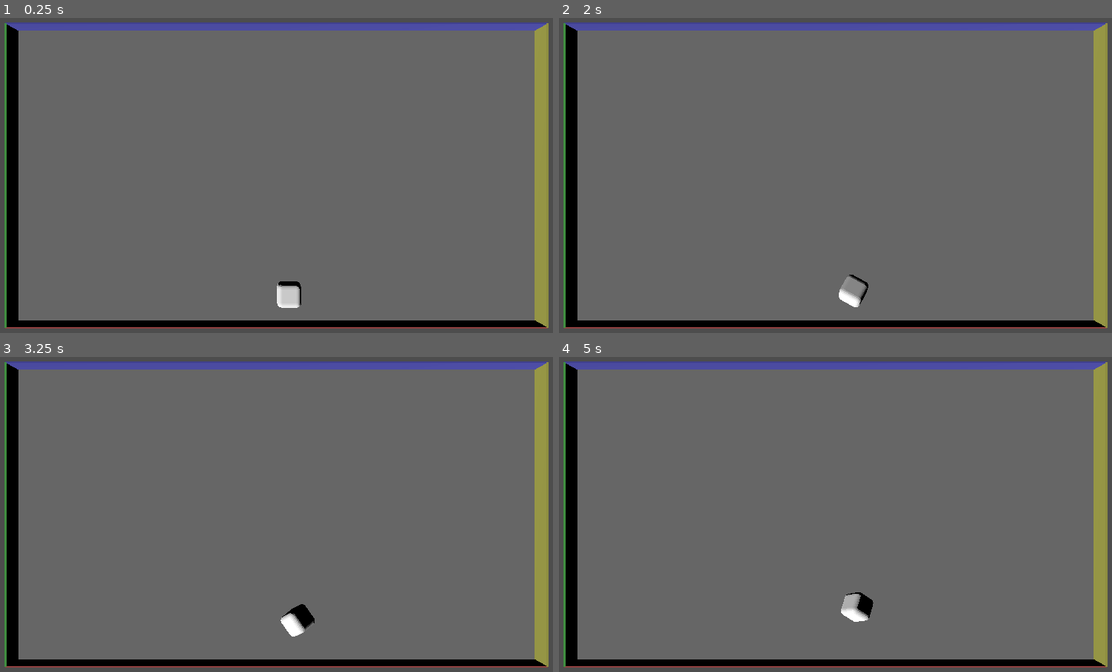
Above: before the commit, frames 1-4 (two rows, left to right).
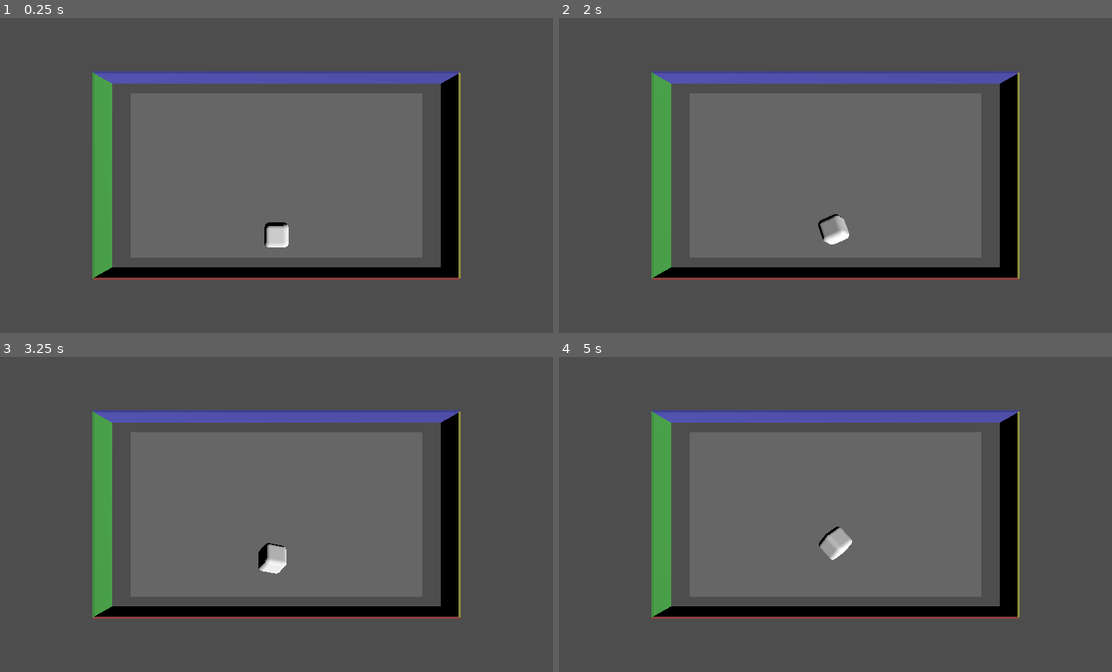
Above: after the commit, the same moments.

Repository: Beezui/trae_godot_dice
Game: Godot game, scene res://scenes/dice_demo_simple_final.tscn
Same seed, same stepped clock (60 frames per second), same inputs: the game is played once before the commit and once after it.
Inputs:
- Up to frame 1 (0.25 s): no input
- Up to frame 2 (2 s): tap Enter (ui_accept) at 0.5, 1.35, 1.52, 1.82 s; hold Enter (ui_accept) 0.53-1.28 s; tap R at 0.6, 1.55 s
- Up to frame 3 (3.25 s): hold Enter (ui_accept) 2.03-2.78 s; tap R at 2.1, 3.05 s; tap Space at 2.85 s; tap Enter (ui_accept) at 3.02 s
- Up to frame 4 (5 s): tap Enter (ui_accept) at 3.32, 4.35, 4.52, 4.82 s; hold Enter (ui_accept) 3.53-4.28 s; tap R at 3.6, 4.55 s

The runs differ from the first frame. In frame 1, 68% of the frame differs, in the area x 0-100%, y 1-99%; in frame 2, 68%; in frame 3, 68%; in frame 4, 68%.

Commit message:
更新骰子系统相关文件：规则文档、模板配置、骰子脚本和演示场景

Diff:
--- a/scenes/dice_demo_script.gd
+++ b/scenes/dice_demo_script.gd
@@ -12,8 +12,8 @@
 var max_force = 20.0  # 最大投掷力度增加到20
 var original_position = Vector3()  # 骰子原始位置
 var global_time = 0.0  # 全局时间，用于持续震动
-var base_width = 16.0  # 基础宽度（屏幕上方墙体长度）
-var base_height = 9.0   # 基础高度（屏幕左侧墙体长度）
+var base_width = 16.0  # 基础宽度（屏幕水平方向）
+var base_height = 9.0   # 基础高度（屏幕竖直方向）
 
 func _ready():
 	# 调整摄像机位置和FOV，使其拉远并更接近2D效果
@@ -22,8 +22,8 @@
 		camera.position = Vector3(0, 30, 0)  # 进一步拉远摄像机
 		# 保持当前FOV设置
 		camera.fov = 30.0  # 保持当前FOV值
-		# 确保相机正确指向原点
-		camera.look_at_from_position(camera.position, Vector3(0, 0, 0), Vector3(0, 1, 0))
+		# 直接设置相机旋转，避免look_at的共线问题
+		camera.rotation = Vector3(-PI/2, 0, 0)
 
 	# 确保光照正确指向原点
 	if light:
@@ -36,9 +36,9 @@
 
 	# 计算基础尺寸，保持16:9比例
 	var base_ratio = 16.0 / 9.0
-	var sandbox_width = base_width  # 对应绿色墙体长度（屏幕左侧）
-	var sandbox_height = sandbox_width * base_ratio  # 对应蓝色墙体长度（屏幕上方），保持16:9比例
-	print("调整后沙盘尺寸 - 宽度: %.2f, 高度: %.2f, 比例: %.2f" % [sandbox_width, sandbox_height, sandbox_height / sandbox_width])
+	var sandbox_width = base_width  # 屏幕水平方向（x轴）
+	var sandbox_height = sandbox_width / base_ratio  # 屏幕竖直方向（z轴），保持16:9比例
+	print("调整后沙盘尺寸 - 宽度: %.2f, 高度: %.2f, 比例: %.2f" % [sandbox_width, sandbox_height, sandbox_width / sandbox_height])
 
 	# 创建沙盘碰撞形状和网格
 	if sandbox:
@@ -61,81 +61,92 @@
 			ground_material.albedo_color = Color(0.5, 0.5, 0.5, 1)
 			ground_mesh.material_override = ground_material
 
-		# 创建北墙碰撞形状
+		# 创建北墙碰撞形状（屏幕上方，z轴负方向）
 		var wall_north = sandbox.get_node("WallNorth")
 		if wall_north:
 			var wall_north_shape = BoxShape3D.new()
 			wall_north_shape.size = Vector3(sandbox_width, 10, 0.1)
+			wall_north.position = Vector3(0, 0, -sandbox_height/2)
 			wall_north.shape = wall_north_shape
 
 		# 创建北墙网格
 		var wall_north_mesh = MeshInstance3D.new()
 		wall_north_mesh.name = "WallNorthMesh"
-		wall_north_mesh.position = Vector3(-sandbox_width/2, -3.95, 0)
+		wall_north_mesh.position = Vector3(0, 1.5, -sandbox_height/2)
 		var wall_north_mesh_resource = BoxMesh.new()
-		wall_north_mesh_resource.size = Vector3(0.1, 3, sandbox_height)
+		wall_north_mesh_resource.size = Vector3(sandbox_width, 3, 0.1)
 		wall_north_mesh.mesh = wall_north_mesh_resource
 		var north_wall_material = StandardMaterial3D.new()
 		north_wall_material.albedo_color = Color(0.3, 0.3, 0.7, 1)  # 北墙（屏幕上方）：蓝色
 		wall_north_mesh.material_override = north_wall_material
 		sandbox.add_child(wall_north_mesh)
 
-		# 创建南墙碰撞形状
+		# 创建南墙碰撞形状（屏幕下方，z轴正方向）
 		var wall_south = sandbox.get_node("WallSouth")
 		if wall_south:
 			var wall_south_shape = BoxShape3D.new()
 			wall_south_shape.size = Vector3(sandbox_width, 10, 0.1)
+			wall_south.position = Vector3(0, 0, sandbox_height/2)
 			wall_south.shape = wall_south_shape
 
 		# 创建南墙网格
 		var wall_south_mesh = MeshInstance3D.new()
 		wall_south_mesh.name = "WallSouthMesh"
-		wall_south_mesh.position = Vector3(sandbox_width/2, -3.95, 0)
+		wall_south_mesh.position = Vector3(0, 1.5, sandbox_height/2)
 		var wall_south_mesh_resource = BoxMesh.new()
-		wall_south_mesh_resource.size = Vector3(0.1, 3, sandbox_height)
+		wall_south_mesh_resource.size = Vector3(sandbox_width, 3, 0.1)
 		wall_south_mesh.mesh = wall_south_mesh_resource
 		var south_wall_material = StandardMaterial3D.new()
 		south_wall_material.albedo_color = Color(0.7, 0.3, 0.3, 1)  # 南墙（屏幕下方）：红色
 		wall_south_mesh.material_override = south_wall_material
 		sandbox.add_child(wall_south_mesh)
 
-		# 创建东墙碰撞形状
+		# 创建东墙碰撞形状（屏幕右侧，x轴正方向）
 		var wall_east = sandbox.get_node("WallEast")
 		if wall_east:
 			var wall_east_shape = BoxShape3D.new()
 			wall_east_shape.size = Vector3(0.1, 10, sandbox_height)
+			wall_east.position = Vector3(sandbox_width/2, 0, 0)
 			wall_east.shape = wall_east_shape
 
 		# 创建东墙网格
 		var wall_east_mesh = MeshInstance3D.new()
 		wall_east_mesh.name = "WallEastMesh"
-		wall_east_mesh.position = Vector3(0, -3.95, -sandbox_height/2)
+		wall_east_mesh.position = Vector3(sandbox_width/2, 1.5, 0)
 		var wall_east_mesh_resource = BoxMesh.new()
-		wall_east_mesh_resource.size = Vector3(sandbox_width, 3, 0.1)
+		wall_east_mesh_resource.size = Vector3(0.1, 3, sandbox_height)
 		wall_east_mesh.mesh = wall_east_mesh_resource
 		var east_wall_material = StandardMaterial3D.new()
 		east_wall_material.albedo_color = Color(0.7, 0.7, 0.3, 1)  # 东墙（屏幕右侧）：黄色
 		wall_east_mesh.material_override = east_wall_material
 		sandbox.add_child(wall_east_mesh)
 
-		# 创建西墙碰撞形状
+		# 创建西墙碰撞形状（屏幕左侧，x轴负方向）
 		var wall_west = sandbox.get_node("WallWest")
 		if wall_west:
 			var wall_west_shape = BoxShape3D.new()
 			wall_west_shape.size = Vector3(0.1, 10, sandbox_height)
+			wall_west.position = Vector3(-sandbox_width/2, 0, 0)
 			wall_west.shape = wall_west_shape
 
 		# 创建西墙网格
 		var wall_west_mesh = MeshInstance3D.new()
 		wall_west_mesh.name = "WallWestMesh"
-		wall_west_mesh.position = Vector3(0, -3.95, sandbox_height/2)
+		wall_west_mesh.position = Vector3(-sandbox_width/2, 1.5, 0)
 		var wall_west_mesh_resource = BoxMesh.new()
-		wall_west_mesh_resource.size = Vector3(sandbox_width, 3, 0.1)
+		wall_west_mesh_resource.size = Vector3(0.1, 3, sandbox_height)
 		wall_west_mesh.mesh = wall_west_mesh_resource
 		var west_wall_material = StandardMaterial3D.new()
 		west_wall_material.albedo_color = Color(0.3, 0.7, 0.3, 1)  # 西墙（屏幕左侧）：绿色
 		wall_west_mesh.material_override = west_wall_material
 		sandbox.add_child(wall_west_mesh)
+
+		# 打印墙体信息
+		print("墙体信息:")
+		print("北墙 - 名称: WallNorthMesh, 颜色: 蓝色, 位置: ", wall_north_mesh.position)
+		print("南墙 - 名称: WallSouthMesh, 颜色: 红色, 位置: ", wall_south_mesh.position)
+		print("东墙 - 名称: WallEastMesh, 颜色: 黄色, 位置: ", wall_east_mesh.position)
+		print("西墙 - 名称: WallWestMesh, 颜色: 绿色, 位置: ", wall_west_mesh.position)
 
 		# 创建顶部碰撞形状（防止骰子跳出摄像机视野）
 		var wall_top = CollisionShape3D.new()
@@ -149,7 +160,7 @@
 		# 调整骰子初始位置（保持在沙盒内）
 		if dice:
 			# 设置初始位置（屏幕水平方向中心，靠近屏幕下方南墙）
-			dice.position = Vector3(base_width/2 - 3, 4, 0)  # 靠近屏幕下方南墙，屏幕水平方向中心，向上提高2单位
+			dice.position = Vector3(0, 4, sandbox_height/2 - 2)  # 靠近屏幕下方南墙，屏幕水平方向中心，向上提高2单位
 
 	# 设置物理世界
 	# 暂时注释掉，使用默认重力
@@ -173,10 +184,10 @@
 	if dice:
 		# 计算16:9比例的沙盘高度
 		var base_ratio = 16.0 / 9.0
-		var sandbox_width = base_width  # 对应绿色墙体长度（屏幕左侧）
-		var sandbox_height = base_width * base_ratio  # 对应蓝色墙体长度，保持16:9比例
+		var sandbox_width = base_width  # 屏幕水平方向（x轴）
+		var sandbox_height = sandbox_width / base_ratio  # 屏幕竖直方向（z轴），保持16:9比例
 		# 设置初始位置（屏幕水平方向中心，靠近屏幕下方南墙）
-		dice.position = Vector3(base_width/2 - 3, 4, 0)  # 靠近屏幕下方南墙，屏幕水平方向中心，向上提高2单位
+		dice.position = Vector3(0, 4, sandbox_height/2 - 2)  # 靠近屏幕下方南墙，屏幕水平方向中心，向上提高2单位
 		dice.rotation = Vector3()
 
 	# 取消自动投掷计时器
@@ -200,18 +211,18 @@
 
 	# 计算16:9比例的沙盘高度
 	var base_ratio = 16.0 / 9.0
-	var sandbox_width = base_width  # 对应绿色墙体长度（屏幕左侧）
-	var sandbox_height = base_width * base_ratio  # 对应蓝色墙体长度，保持16:9比例
+	var sandbox_width = base_width  # 屏幕水平方向（x轴）
+	var sandbox_height = sandbox_width / base_ratio  # 屏幕竖直方向（z轴），保持16:9比例
 
 	# 重置骰子位置（离地面5个骰子高度）
-	dice.position = Vector3(base_width/2 - 3, 5, 0)  # 靠近屏幕下方南墙，屏幕水平方向中心
+	dice.position = Vector3(0, 5, sandbox_height/2 - 2)  # 靠近屏幕下方南墙，屏幕水平方向中心
 	dice.rotation = Vector3()
 
 	# 生成随机投掷力，朝向屏幕上方的北墙
 	var force = Vector3(
 		randf_range(-2, 2),  # 较小的X方向随机力
 		randf_range(5, 7.5),  # 向上的力
-		randf_range(-10, -5)     # 朝向屏幕上方的力（X负方向，北墙方向）
+		randf_range(-10, -5)     # 朝向屏幕上方的力（Z负方向，北墙方向）
 	)
 
 	# 投掷骰子
@@ -230,11 +241,11 @@
 
 	# 计算16:9比例的沙盘高度
 	var base_ratio = 16.0 / 9.0
-	var sandbox_width = base_width  # 对应绿色墙体长度（屏幕左侧）
-	var sandbox_height = base_width * base_ratio  # 对应蓝色墙体长度，保持16:9比例
+	var sandbox_width = base_width  # 屏幕水平方向（x轴）
+	var sandbox_height = sandbox_width / base_ratio  # 屏幕竖直方向（z轴），保持16:9比例
 
 	# 重置骰子位置（离地面5个骰子高度）
-	dice.position = Vector3(base_width/2 - 3, 5, 0)  # 靠近屏幕下方南墙，屏幕水平方向中心
+	dice.position = Vector3(0, 5, sandbox_height/2 - 2)  # 靠近屏幕下方南墙，屏幕水平方向中心
 	dice.rotation = Vector3()
 
 	# 根据蓄力时间计算投掷力度
@@ -244,9 +255,9 @@
 	# 生成朝向屏幕上方的力，角度在-45到45度之间
 	var angle = deg_to_rad(randf_range(-45, 45))
 	var force = Vector3(
-		-1.0,  # 朝向屏幕上方的X负方向（北墙方向）
+		sin(angle),  # X方向随角度变化
 		0.5,  # 固定的向上力
-		sin(angle)   # Z方向随角度变化
+		-1.0   # 朝向屏幕上方的Z负方向（北墙方向）
 	).normalized() * force_magnitude
 
 	# 投掷骰子
@@ -309,10 +320,10 @@
 	if dice:
 		# 计算16:9比例的沙盘高度
 		var base_ratio = 16.0 / 9.0
-		var sandbox_width = base_width  # 对应绿色墙体长度（屏幕左侧）
-		var sandbox_height = base_width * base_ratio  # 对应蓝色墙体长度，保持16:9比例
+		var sandbox_width = base_width  # 屏幕水平方向（x轴）
+		var sandbox_height = sandbox_width / base_ratio  # 屏幕竖直方向（z轴），保持16:9比例
 		# 设置初始位置（屏幕水平方向中心，靠近屏幕下方南墙）
-		dice.position = Vector3(base_width/2 - 3, 4, 0)  # 靠近屏幕下方南墙，屏幕水平方向中心，向上提高2单位
+		dice.position = Vector3(0, 4, sandbox_height/2 - 2)  # 靠近屏幕下方南墙，屏幕水平方向中心，向上提高2单位
 		dice.rotation = Vector3()
 		# 确保骰子静止
 		dice.linear_velocity = Vector3.ZERO
--- a/scenes/dice_demo_simple_final.tscn
+++ b/scenes/dice_demo_simple_final.tscn
@@ -7,9 +7,9 @@
 script = ExtResource("1_uzb9g")
 
 [node name="Camera3D" type="Camera3D" parent="." unique_id=196822810]
-transform = Transform3D(1, 0, 0, 0, 0.9848, -0.1736, 0, 0.1736, 0.9848, 0, 8, 0)
+transform = Transform3D(1, 0, 0, 0, 1, 0, 0, 0, 1, 0, 30, 0)
 current = true
-fov = 75.0
+fov = 30.0
 
 [node name="DirectionalLight3D" type="DirectionalLight3D" parent="." unique_id=1374347128]
 transform = Transform3D(0.7071, 0.5, 0.5, 0, 0.7071, -0.7071, -0.7071, 0.5, 0.5, 10, 10, 10)
@@ -23,16 +23,17 @@
 transform = Transform3D(1, 0, 0, 0, 1, 0, 0, 0, 1, 0, -4, 0)
 
 [node name="WallNorth" type="CollisionShape3D" parent="Sandbox" unique_id=167772163]
-transform = Transform3D(1, 0, 0, 0, 1, 0, 0, 0, 1, -8, 0, 0)
+transform = Transform3D(1, 0, 0, 0, 1, 0, 0, 0, 1, 0, 0, -4.5)
+debug_color = Color(0.9254902, 0.20392157, 0.08627451, 1)
 
 [node name="WallSouth" type="CollisionShape3D" parent="Sandbox" unique_id=167772162]
+transform = Transform3D(1, 0, 0, 0, 1, 0, 0, 0, 1, 0, 0, 4.5)
+
+[node name="WallEast" type="CollisionShape3D" parent="Sandbox" unique_id=167772161]
 transform = Transform3D(1, 0, 0, 0, 1, 0, 0, 0, 1, 8, 0, 0)
 
-[node name="WallEast" type="CollisionShape3D" parent="Sandbox" unique_id=167772161]
-transform = Transform3D(1, 0, 0, 0, 1, 0, 0, 0, 1, 0, 0, -4.5)
-
 [node name="WallWest" type="CollisionShape3D" parent="Sandbox" unique_id=167772160]
-transform = Transform3D(1, 0, 0, 0, 1, 0, 0, 0, 1, 0, 0, 4.5)
+transform = Transform3D(1, 0, 0, 0, 1, 0, 0, 0, 1, -8, 0, 0)
 
 [node name="Dice" parent="." unique_id=399543580 instance=ExtResource("2_jh1g7")]
 transform = Transform3D(1, 0, 0, 0, 1, 0, 0, 0, 1, 0, 3, 0)
Not shown, changed: .trae/rules/dicerules.md
Not shown, changed: docs/sandbox_template.md
